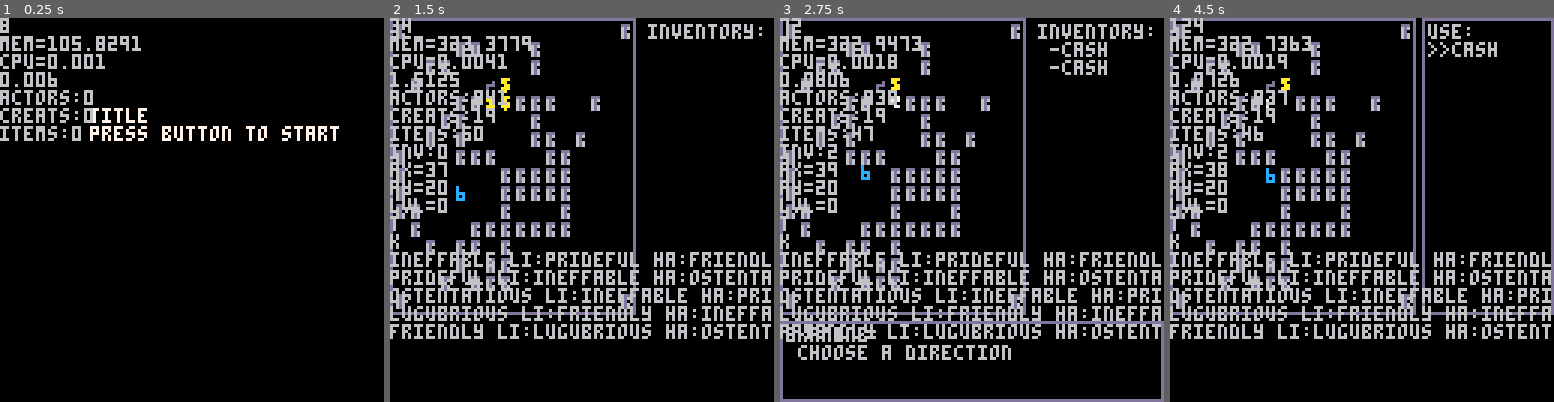
Above: before the commit, frames 1-4 (left to right).
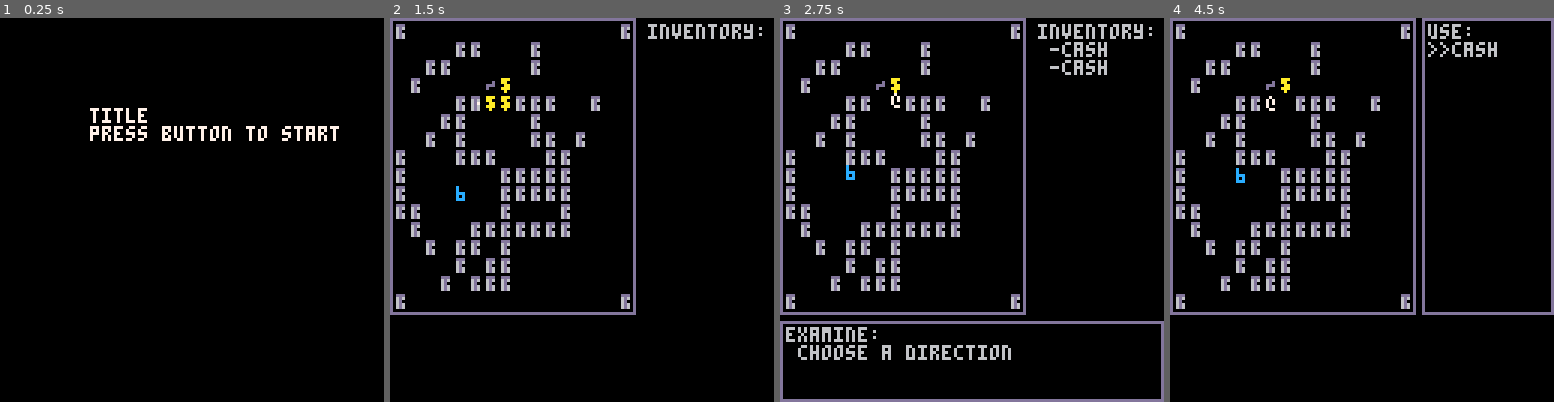
Above: after the commit, the same moments.

Repository: arnodick/castle
Game: PICO-8 cartridge castle.p8
Same seed, same stepped clock (60 frames per second), same inputs: the game is played once before the commit and once after it.
Inputs:
- Up to frame 1 (0.25 s): no input
- Up to frame 2 (1.5 s): tap X (X key) at 0.33, 1.07 s; tap O (Z key) at 0.7 s
- Up to frame 3 (2.75 s): hold Right 1.6-2.1 s; tap O (Z key) at 1.7, 2.1, 2.5 s; tap X (X key) at 1.85 s; hold Up 2.15-2.42 s; hold Right from 2.47 s (still down)
- Up to frame 4 (4.5 s): tap O (Z key) every 0.4 s from 2.9 to 4.1 s; tap X (X key) at 2.97, 4.08 s; release Right at 3.03 s; hold Left 3.08-3.58 s; hold Down 3.63-3.97 s; hold Right from 4.02 s (still down)

The runs differ from the first frame. In frame 1, 2.8% of the frame differs, in the area x 0-37%, y 0-33%; in frame 2, 12%; in frame 3, 12%; in frame 4, 12%, in the area x 0-100%, y 0-84%.

Commit message:
closest actor working now

Diff:
--- a/castle.p8
+++ b/castle.p8
@@ -4,7 +4,7 @@
 --cash castle
 --by ashley pringle
 
-debug=true
+debug=false
 debug_l={}
 debug_l[4]=0
 
@@ -34,6 +34,7 @@
 		--debug_l[13+a]=
 	end
 	end
+	--debug_l[20]=closestactor(p,actors.items)
 --	debug_l[13]=control_inv
 end
 
@@ -356,6 +357,7 @@
 		a.attackdir=0
 		a.attackpwr=3
 		a.hit=0
+		a.tar=nil
 		a.inventory={}
 		if rnd(1)<0.5 then
 			a.inventory[1]=4+flr(rnd(2))*2
@@ -439,13 +441,33 @@
 	return dire
 end
 
+function closestactor(a,ar)
+	local d=0 local close={} local temp=0
+	for k,v in pairs(ar) do
+		temp=((v.x-a.x)^2)+((v.y-a.y)^2)
+		if temp<d or d==0 then
+			d=temp
+			close=v
+		end
+	end
+	return close
+end
+
 function movetype(a)
 	local m=actortypes[a.t][level+1].m
 	if m==1 then
 		return btn()
 	elseif m==2 then
-		if rltns[actortypes[a.t][level+1].rl].ha==actortypes[p.t][level+1].rl then
-			return followactor(a,p)
+		if p!=nil then
+			if rltns[actortypes[a.t][level+1].rl].ha!=actortypes[p.t][level+1].rl then
+				if actors.items[1]!=nil then
+					return followactor(a,closestactor(a,actors.items))
+				else
+					return 2^flr(rnd(4))
+				end
+			else
+				return followactor(a,p)
+			end
 		else
 			return 2^flr(rnd(4))
 		end
@@ -456,7 +478,7 @@
 	--a=follower t=target
 	--returns a keystroke direction
 	if t!=nil then
-	if t.secx==a.secx and t.secy==a.secy then
+	--if t.secx==a.secx and t.secy==a.secy then
 		local xdist=t.x-a.x
 		local ydist=t.y-a.y
 		if abs(xdist)==abs(ydist) then
@@ -472,7 +494,7 @@
 				end
 			end
 		end
-	end
+	--end
 	end
 end
 
